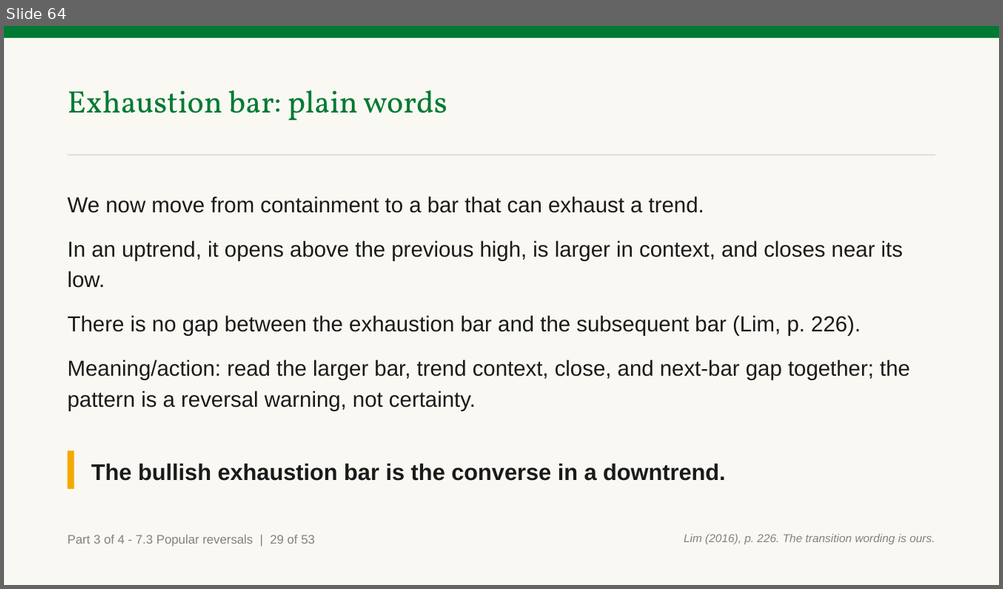
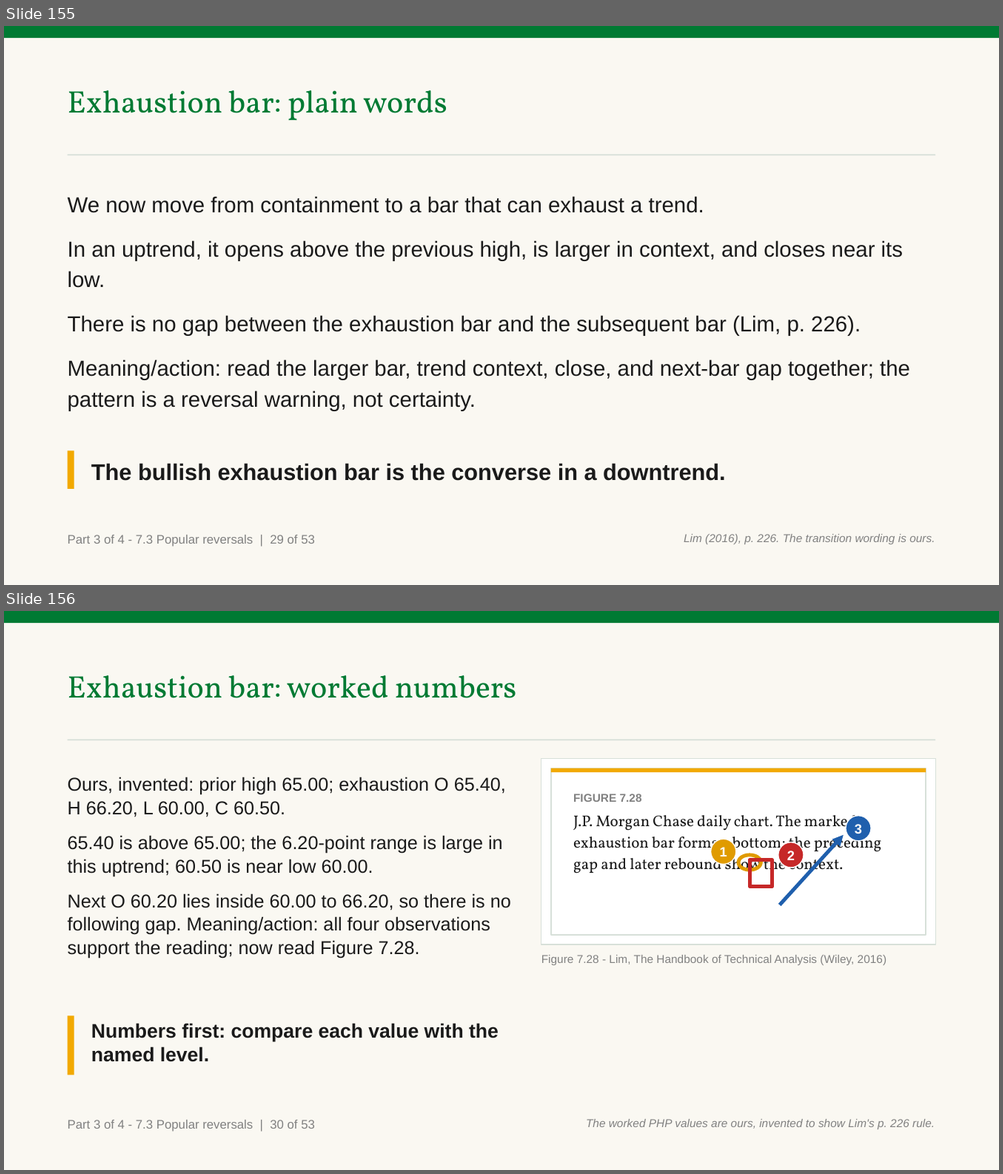
Before and after one commit to benjiesotelo-sudo/Telos_FIN1209, a slide deck: chapter-07/FIN1209-Chapter-07.pptx. Shown one above the other, each under a label of ours: slide 64 before the commit, slides 155 and 156 after it. The pictures are 1003x589 and 1003x1174 pixels, drawn with LibreOffice and Linux fonts; fonts in the diff are those of the drawing. Boxes give left, top, right and bottom in pixels: in the first picture for what was removed or moved away, otherwise in the second. Text is boxed around its words. In the diff, an @@ line names an element or a change of style, - is before the commit and + after.

Commit message:
refine(ch7): complete Part 2 rework

```diff
--- a/chapter-07/FIN1209-Chapter-07.pptx
+++ b/chapter-07/FIN1209-Chapter-07.pptx
@@ slide 156 added at (4, 611, 999, 1170), background #FFFFFF @@
@@ rectangle added at (4, 611, 999, 1170), fill #FAF8F2 @@
@@ rectangle added at (4, 611, 999, 623), fill #007A33 @@
@@ text added at (68, 675, 516, 698), 30 pt, text #007A33 @@
+Exhaustion bar: worked numbers
@@ rectangle added at (68, 739, 935, 741), fill #D7E0D9 @@
@@ rectangle added at (541, 759, 935, 945), fill #FFFFFF, outline #D7E0D9 1 pt @@
@@ text added at (68, 777, 511, 959), 18 pt, text #1A1A1A @@
+Ours, invented: prior high 65.00; exhaustion O 65.40, H 66.20, L 60.00, C 60.50.
+65.40 is above 65.00; the 6.20-point range is large in this uptrend; 60.50 is near low 60.00.
+Next O 60.20 lies inside 60.00 to 66.20, so there is no following gap. Meaning/action: all four observations support the reading; now read Figure 7.28.
@@ rectangle added at (551, 769, 925, 936), fill #FFFFFF, outline #D7E0D9 1 pt @@
@@ rectangle added at (551, 769, 925, 773), fill #F2A900 @@
@@ text added at (573, 794, 881, 877), 15 pt, text #1A1A1A @@
+FIGURE 7.28
+J.P. Morgan Chase daily chart. The marked exhaustion bar forms a bottom; the preceding gap and later rebound show the context.
@@ ellipse added at (845, 815, 871, 841), fill #1F5FAD, outline #FFFFFF 1 pt, 13 pt, text #FFFFFF, bold @@
+3
@@ ellipse added at (711, 840, 736, 865), fill #E09B00, outline #FFFFFF 1 pt, 13 pt, text #FFFFFF, bold @@
+1
@@ ellipse added at (778, 843, 803, 868), fill #C62828, outline #FFFFFF 1 pt, 13 pt, text #FFFFFF, bold @@
+2
@@ arrow added from (780, 905) to (843, 834), #1F5FAD 3.5 pt @@
@@ ellipse added at (738, 855, 760, 870), outline #E09B00 3.5 pt @@
@@ rectangle added at (749, 860, 771, 887), outline #C62828 3.5 pt @@
@@ text added at (541, 955, 886, 965), 11 pt, text #818181 @@
+Figure 7.28 - Lim, The Handbook of Technical Analysis (Wiley, 2016)
@@ rectangle added at (68, 1016, 74, 1075), fill #F2A900 @@
@@ text added at (91, 1023, 498, 1062), 19 pt, text #1A1A1A, bold @@
+Numbers first: compare each value with the named level.
@@ text added at (68, 1120, 315, 1132), 12 pt, text #818181 @@
+Part 3 of 4 - 7.3 Popular reversals | 30 of 53
@@ text added at (586, 1119, 934, 1130), 11 pt, text #818181, italic @@
+The worked PHP values are ours, invented to show Lim's p. 226 rule.
@@ what was slide 64 is now slide 155 @@
```
Also in this commit, not shown: 8 slides changed, 127 other slides added, 37 slides removed, 2 other files.
